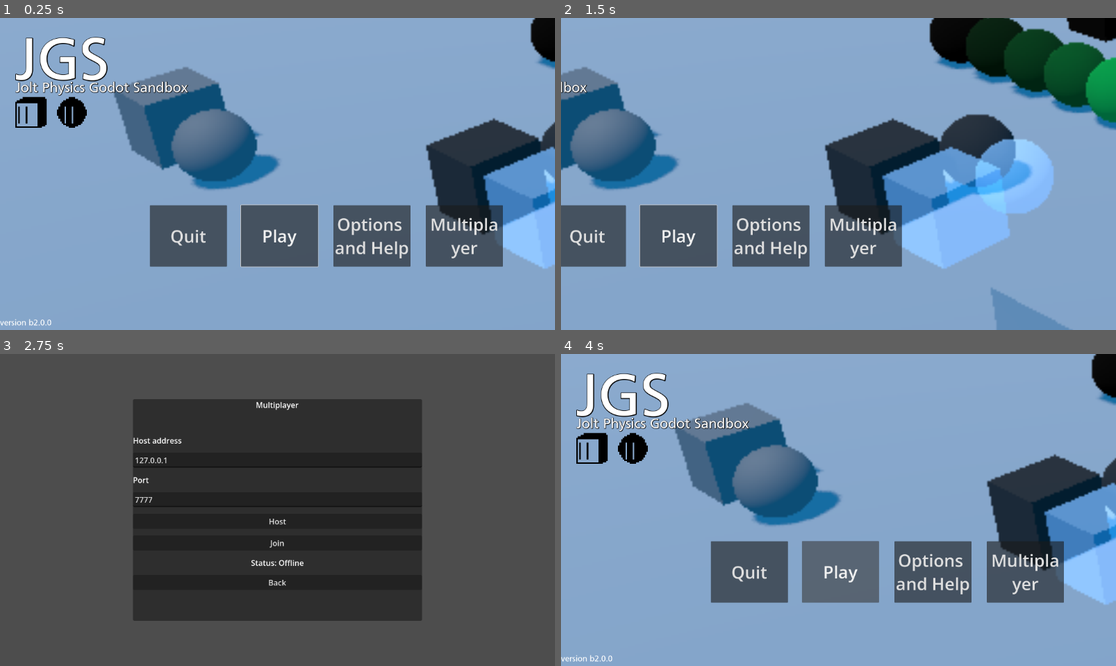
Above: before the commit, frames 1-4 (two rows, left to right).
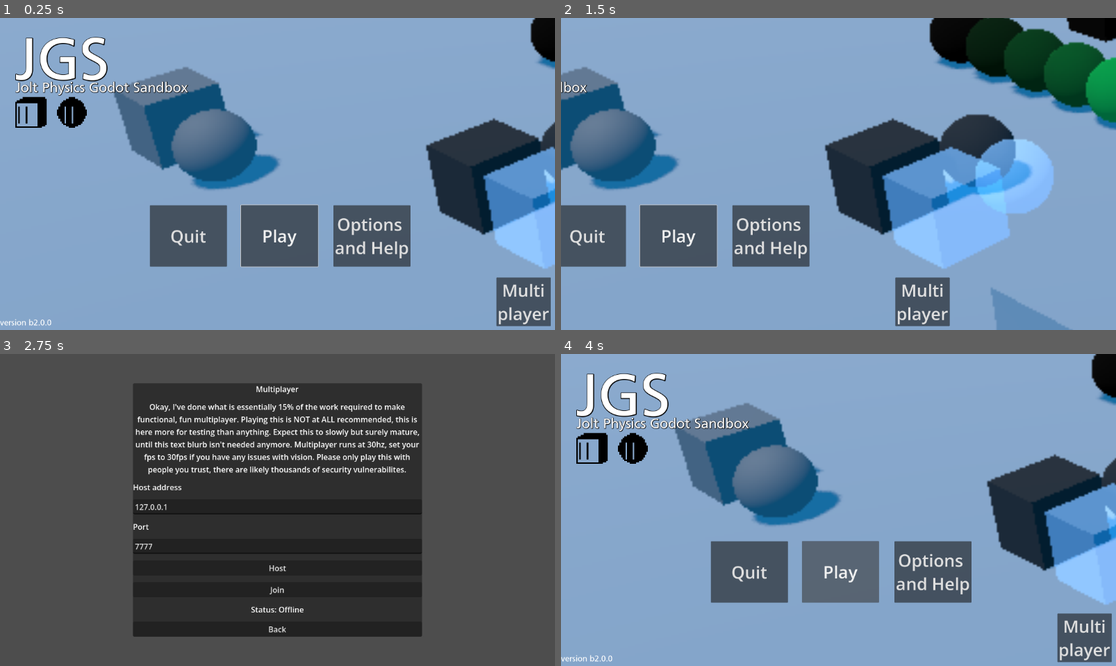
Above: after the commit, the same moments.

Repository: gmdking/jgs
Game: Godot game, scene res://gui/menu.tscn
Same seed, same stepped clock (60 frames per second), same inputs: the game is played once before the commit and once after it.
Inputs:
- Up to frame 1 (0.25 s): no input
- Up to frame 2 (1.5 s): click "Options and Help" at 0.5 s; click "Back" at 1.25 s
- Up to frame 3 (2.75 s): click "Multiplayer" at 2 s
- Up to frame 4 (4 s): click "Back" at 2.75 s; click "Play" at 3.5 s

The runs differ from the first frame. In frame 1, 3.9% of the frame differs, in the area x 76-100%, y 59-99%; in frame 2, 3.9%; in frame 3, 9.4%, in the area x 23-77%, y 9-91%; in frame 4, 3.9%.

Commit message:
b2.0.0 Multiplayer test 5

Diff:
--- a/gui/menu.tscn
+++ b/gui/menu.tscn
@@ -211,11 +211,11 @@
 autowrap_trim_flags = 0
 
 [node name="Multiplayer" type="Button" parent="Buttons/Main" unique_id=1823467291]
-offset_left = 609.0
-offset_top = 130.0
-offset_right = 929.0
-offset_bottom = 385.0
-tooltip_text = "Host a game or join one over TCP/IP."
+offset_left = 902.0
+offset_top = 430.0
+offset_right = 1127.105
+offset_bottom = 632.0
+tooltip_text = "This is extremely experimental."
 theme = SubResource("Theme_ouk20")
 button_group = SubResource("ButtonGroup_heart")
 text = "Multiplayer"
--- a/gui/scripts/settings_menu.gd
+++ b/gui/scripts/settings_menu.gd
@@ -298,6 +298,9 @@
 
 	var note := Label.new()
 	note.text = "Gameplay values apply immediately, persist between launches, and accept absurd/negative values. Physics ticks must stay positive. 0x freezes simulation; F3 toggles the overlay. Physics always keeps running while paused in multiplayer."
+	note.autowrap_mode = TextServer.AUTOWRAP_WORD_SMART
+	note.custom_minimum_size.x = 0.0
+	note.size_flags_horizontal = Control.SIZE_EXPAND_FILL
 	note.add_theme_color_override("font_color", Color(0.7, 0.75, 0.85))
 	parent.add_child(note)
 
--- a/net/net.gd
+++ b/net/net.gd
@@ -1,11 +1,4 @@
 extends Node
-## Minimal TCP/IP multiplayer for JGS.
-##
-## The host is authoritative: it owns the map, runs physics, computes every
-## interaction (pickup, throw, duplicate, delete, scale) and broadcasts the
-## resulting object state. Clients only send intents and follow snapshots.
-##
-## Wire format: 4-byte big-endian payload length + UTF-8 JSON object.
 
 const PLAYER_HZ := 30.0
 const OBJECT_HZ := 30.0
--- a/net/net_menu.tscn
+++ b/net/net_menu.tscn
@@ -36,6 +36,7 @@
 
 [node name="Hint" type="Label" parent="Panel/VBox" unique_id=1478174987]
 layout_mode = 2
+text = "Okay, I've done what is essentially 15% of the work required to make functional, fun multiplayer. Playing this is NOT at ALL recommended, this is here more for testing than anything. Expect this to slowly but surely mature, until this text blurb isn't needed anymore. Multiplayer runs at 30hz, set your fps to 30fps if you have any issues with vision. Please only play this with people you trust, there are likely thousands of security vulnerabilites."
 horizontal_alignment = 1
 autowrap_mode = 3
 
